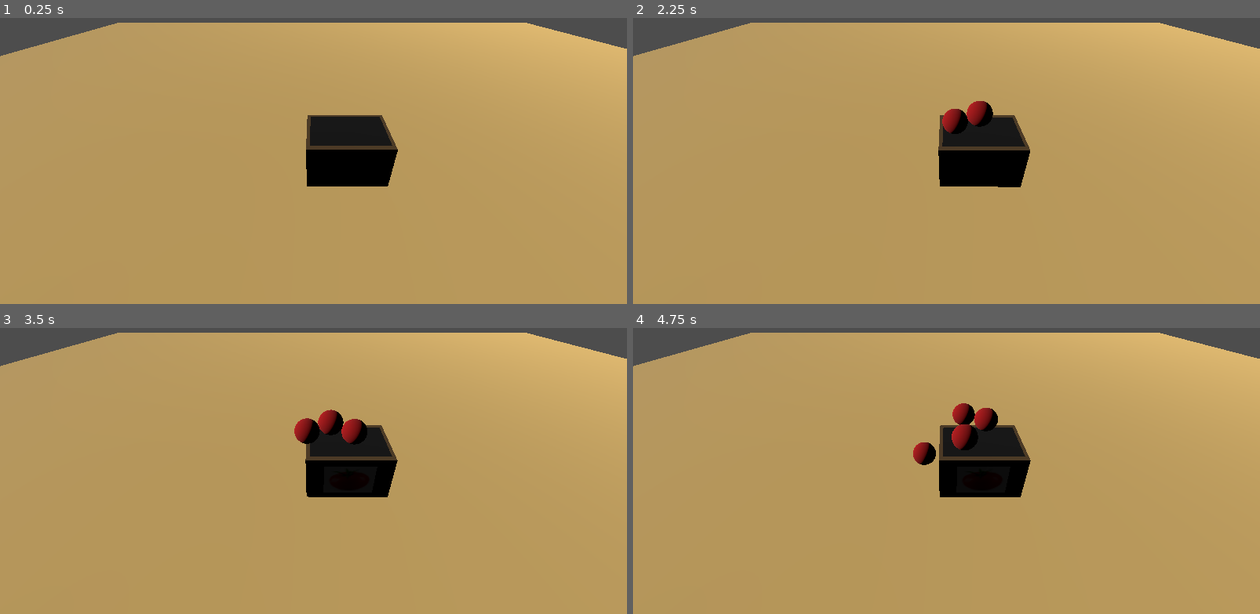
Above: before the commit, frames 1-4 (two rows, left to right).
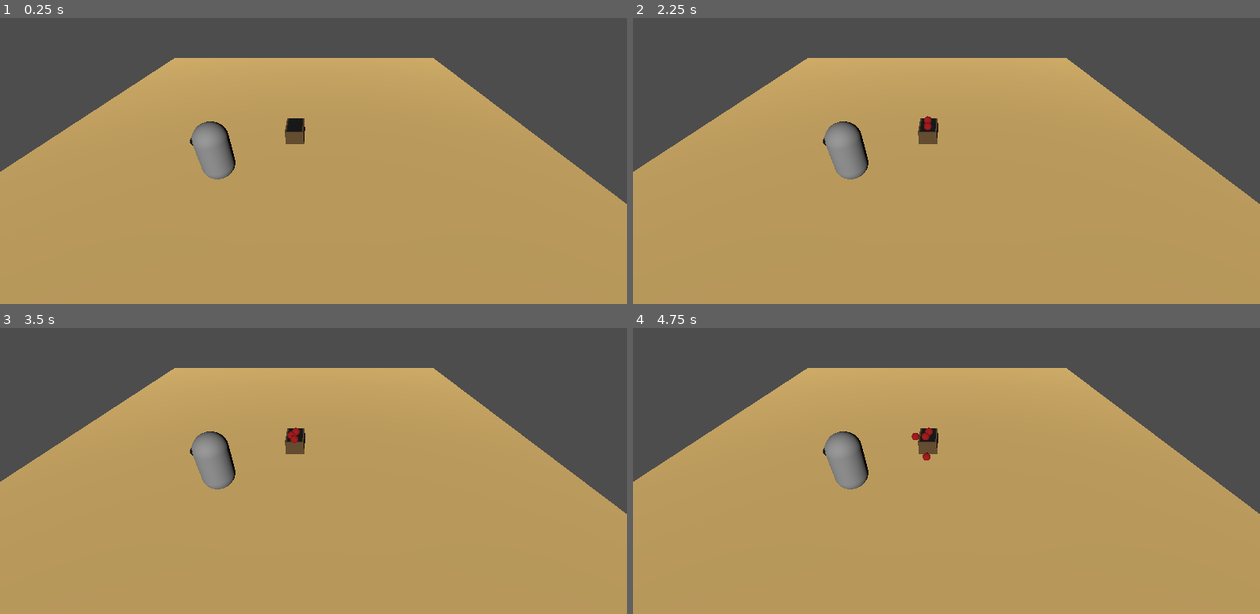
Above: after the commit, the same moments.

Repository: ChiefCharpa/Godot-Overcooked
Game: Godot game, scene res://Level.tscn
The game is run twice, just before and just after one commit, with the same random seed, the same clock (stepped at 60 frames per second) and the same inputs. Before the commit the project has no main scene; this scene is started directly in both runs.
Inputs:
- Up to frame 1 (0.25 s): no input
- Up to frame 2 (2.25 s): tap Enter at 0.5 s
- Up to frame 3 (3.5 s): no input
- Up to frame 4 (4.75 s): no input

The runs differ from the first frame. In frame 1, 29% of the frame differs, in the area x 0-100%, y 1-65%; in frame 2, 29%; in frame 3, 29%; in frame 4, 29%.

Commit message:
Added Movement
Player can move and faces the direction they move

Diff:
--- a/overcooked/Level.tscn
+++ b/overcooked/Level.tscn
@@ -1,6 +1,7 @@
-[gd_scene load_steps=5 format=3 uid="uid://dral0g73t3p7"]
+[gd_scene load_steps=6 format=3 uid="uid://dral0g73t3p7"]
 
 [ext_resource type="PackedScene" uid="uid://5aocl1ky0vhb" path="res://vegetable_spawner.tscn" id="1_8o4rb"]
+[ext_resource type="PackedScene" uid="uid://cpvujoa1bpf47" path="res://player.tscn" id="2_7ydw1"]
 
 [sub_resource type="PlaneMesh" id="PlaneMesh_dppq4"]
 
@@ -11,6 +12,7 @@
 data = PackedVector3Array(1, 0, 1, -1, 0, 1, 1, 0, -1, -1, 0, 1, -1, 0, -1, 1, 0, -1)
 
 [node name="Node3D" type="Node3D"]
+transform = Transform3D(1, 0, 0, 0, 1, 0, 0, 0, 1, 0, 0, -0.773004)
 
 [node name="StaticBody3D" type="StaticBody3D" parent="."]
 transform = Transform3D(10, 0, 0, 0, 10, 0, 0, 0, 10, 0, 0, 0)
@@ -26,7 +28,10 @@
 transform = Transform3D(1, 0, 0, 0, 1, 0, 0, 0, 1, 0, 0.313928, 0)
 
 [node name="Camera3D" type="Camera3D" parent="."]
-transform = Transform3D(-4.37114e-08, -0.573576, 0.819152, 0, 0.819152, 0.573576, -1, 2.50718e-08, -3.58063e-08, 2.2698, 2.22071, 0.418131)
+transform = Transform3D(1, 0, 0, 0, 0.819152, 0.573576, 0, -0.573576, 0.819152, 0.731724, 5.74012, 7.58598)
 
 [node name="DirectionalLight3D" type="DirectionalLight3D" parent="."]
 transform = Transform3D(1, 0, 0, 0, 0.883953, 0.467575, 0, -0.467575, 0.883953, 0, 3.7363, 5.13066)
+
+[node name="Player" parent="." instance=ExtResource("2_7ydw1")]
+transform = Transform3D(-4.37114e-08, 0, 1, 0, 1, 0, -1, 0, -4.37114e-08, -2.28694, 1.12137, 2.23429)
--- /dev/null
+++ b/overcooked/player.tscn
@@ -0,0 +1,53 @@
+[gd_scene load_steps=6 format=3 uid="uid://cpvujoa1bpf47"]
+
+[sub_resource type="GDScript" id="GDScript_w0ksy"]
+script/source = "extends CharacterBody3D
+
+const SPEED = 5.0
+@onready var player : CharacterBody3D = $\".\"
+
+func _physics_process(delta: float) -> void:
+
+	# Get the input direction and handle the movement/deceleration.
+	var input_dir := Input.get_vector(\"Left\", \"Right\", \"Forwards\", \"Backwards\")
+	var direction := (Vector3(input_dir.x, 0, input_dir.y)).normalized()
+	if direction:
+		velocity.x = direction.x * SPEED
+		velocity.z = direction.z * SPEED
+
+		var target_rotation = atan2(-direction.x, -direction.z) #Calculates the angle between where the player is facing and the direction it is moving(-direction.x,-direction.z) its negative becasue godot is silly and facing forwards is facing towards -z
+		rotation.y = lerp_angle(rotation.y, target_rotation,0.2) #rotates from the current orientation(rotation.y) to the target rotation by 0.2
+	else:
+		velocity.x = 0
+		velocity.z = 0
+
+	move_and_slide()
+"
+
+[sub_resource type="CapsuleMesh" id="CapsuleMesh_lec0r"]
+
+[sub_resource type="CapsuleShape3D" id="CapsuleShape3D_f4xx0"]
+
+[sub_resource type="SphereMesh" id="SphereMesh_u5lsi"]
+
+[sub_resource type="StandardMaterial3D" id="StandardMaterial3D_j4qwm"]
+albedo_color = Color(0.00184107, 0.00184107, 0.00184107, 1)
+
+[node name="Player" type="CharacterBody3D"]
+script = SubResource("GDScript_w0ksy")
+
+[node name="MeshInstance3D" type="MeshInstance3D" parent="."]
+mesh = SubResource("CapsuleMesh_lec0r")
+
+[node name="CollisionShape3D" type="CollisionShape3D" parent="."]
+shape = SubResource("CapsuleShape3D_f4xx0")
+
+[node name="MeshInstance3D3" type="MeshInstance3D" parent="."]
+transform = Transform3D(0.304024, 0, 0, 0, 0.276733, 0, 0, 0, 0.225081, 0.170986, 0.540521, -0.389079)
+mesh = SubResource("SphereMesh_u5lsi")
+surface_material_override/0 = SubResource("StandardMaterial3D_j4qwm")
+
+[node name="MeshInstance3D4" type="MeshInstance3D" parent="."]
+transform = Transform3D(0.304024, 0, 0, 0, 0.276733, 0, 0, 0, 0.225081, -0.162725, 0.540521, -0.389399)
+mesh = SubResource("SphereMesh_u5lsi")
+surface_material_override/0 = SubResource("StandardMaterial3D_j4qwm")
--- a/overcooked/project.godot
+++ b/overcooked/project.godot
@@ -11,5 +11,29 @@
 [application]
 
 config/name="Overcooked"
+run/main_scene="res://Level.tscn"
 config/features=PackedStringArray("4.3", "Forward Plus")
 config/icon="res://icon.svg"
+
+[input]
+
+Forwards={
+"deadzone": 0.5,
+"events": [Object(InputEventKey,"resource_local_to_scene":false,"resource_name":"","device":0,"window_id":0,"alt_pressed":false,"shift_pressed":false,"ctrl_pressed":false,"meta_pressed":false,"pressed":false,"keycode":0,"physical_keycode":87,"key_label":0,"unicode":0,"location":0,"echo":false,"script":null)
+]
+}
+Backwards={
+"deadzone": 0.5,
+"events": [Object(InputEventKey,"resource_local_to_scene":false,"resource_name":"","device":-1,"window_id":0,"alt_pressed":false,"shift_pressed":false,"ctrl_pressed":false,"meta_pressed":false,"pressed":false,"keycode":0,"physical_keycode":83,"key_label":0,"unicode":115,"location":0,"echo":false,"script":null)
+]
+}
+Left={
+"deadzone": 0.5,
+"events": [Object(InputEventKey,"resource_local_to_scene":false,"resource_name":"","device":-1,"window_id":0,"alt_pressed":false,"shift_pressed":false,"ctrl_pressed":false,"meta_pressed":false,"pressed":false,"keycode":0,"physical_keycode":65,"key_label":0,"unicode":97,"location":0,"echo":false,"script":null)
+]
+}
+Right={
+"deadzone": 0.5,
+"events": [Object(InputEventKey,"resource_local_to_scene":false,"resource_name":"","device":-1,"window_id":0,"alt_pressed":false,"shift_pressed":false,"ctrl_pressed":false,"meta_pressed":false,"pressed":false,"keycode":0,"physical_keycode":68,"key_label":0,"unicode":100,"location":0,"echo":false,"script":null)
+]
+}
